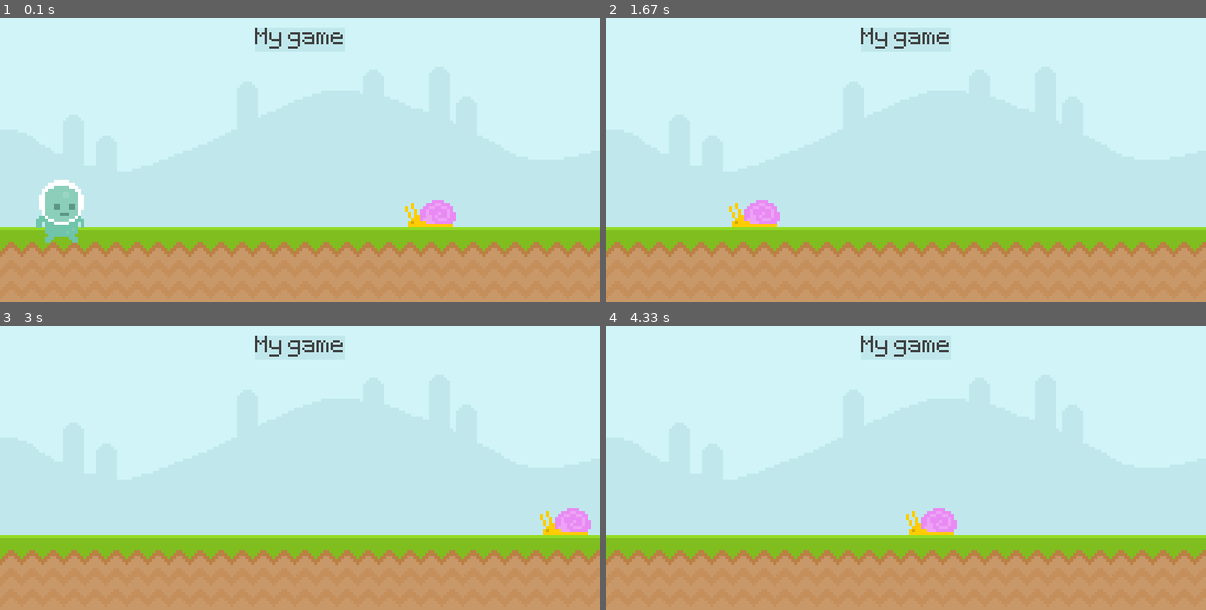
Above: before the commit, frames 1-4 (two rows, left to right).
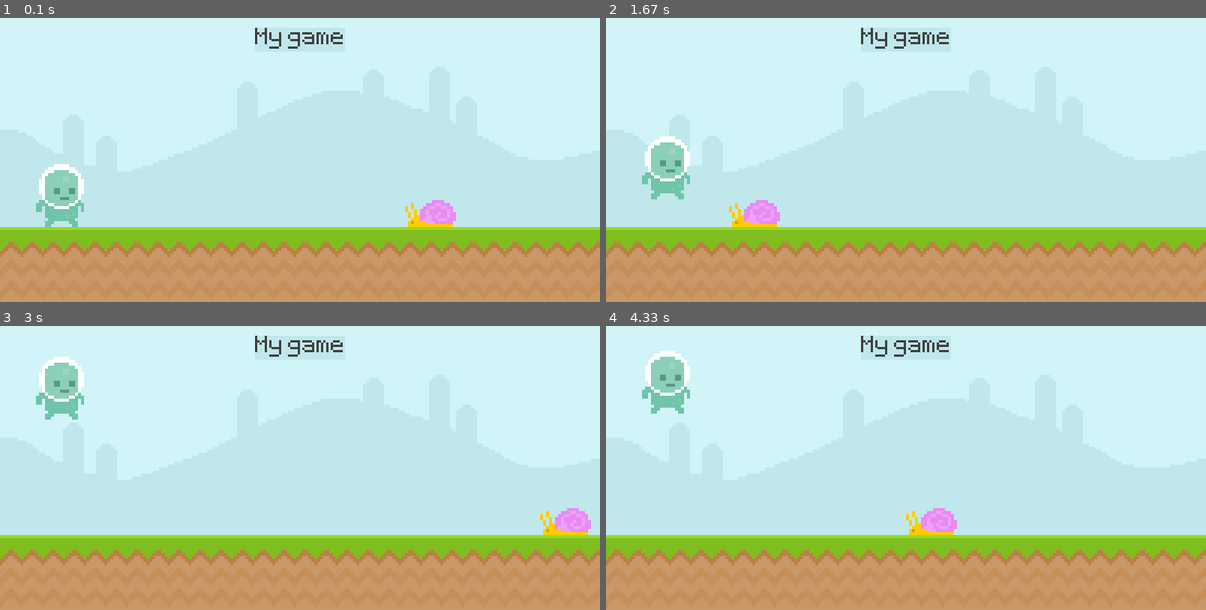
Above: after the commit, the same moments.

Repository: ArindamPal-0/runner-pygame-ultimateintro
Game: pygame game, started from main.py
Same seed, same stepped clock (60 frames per second), same inputs: the game is played once before the commit and once after it.
Inputs (mouse positions are in pixels of both pictures, inside the frame that each line leads up to):
- Up to frame 1 (0.1 s): no input
- Up to frame 2 (1.67 s): press the mouse at (666, 196) at 0.37 s; move the mouse to (774, 131) at 0.47 s; release the mouse at (882, 69) at 0.6 s; tap Space at 0.67 s; click (666, 211) at 1.05 s
- Up to frame 3 (3 s): tap Space at 1.83, 2.23, 2.53 s
- Up to frame 4 (4.33 s): tap Space at 3.07, 3.37, 4.13 s

The runs differ from the first frame. In frame 1, 1.4% of the frame differs, in the area x 6-14%, y 51-80%; in frame 2, 1.3%; in frame 3, 1.3%; in frame 4, 1.3%.

Commit message:
creating floor & only jump if player touching the floor

Diff:
--- a/main.py
+++ b/main.py
@@ -44,18 +44,16 @@
         # player jumps if we clicked on it
         if event.type == pygame.MOUSEBUTTONDOWN:
             # print(event.pos)
-            if player_rect.collidepoint(event.pos):
+            # only jump if player touching the ground
+            if player_rect.collidepoint(event.pos) and player_rect.bottom == 300:
                 player_gravity = -20
 
         # player jumps if K_SPACE is pressed
         if event.type == pygame.KEYDOWN:
-            if event.key == pygame.K_SPACE:
+            # only jump if player touching the ground
+            if event.key == pygame.K_SPACE and player_rect.bottom == 300:
                 # print('jump')
                 player_gravity = -20
-
-        if event.type == pygame.KEYUP:
-            # print('key up')
-            pass
 
     # block image transfer, display the image surface
     # draw order is important!
@@ -72,25 +70,17 @@
     screen.blit(snail_surface, snail_rect)
 
     # Player
-    player_gravity += 1
-    player_rect.y += player_gravity
+
+    if player_rect.bottom > 300:
+        player_rect.bottom = 300
+        player_gravity = 0
+    elif player_rect.bottom != 300 or player_gravity != 0:
+            player_gravity += 1
+            player_rect.bottom += player_gravity
+
+
+
     screen.blit(player_surface, player_rect)
-
-    # keyboard input
-    # keys = pygame.key.get_pressed()
-    # if keys[pygame.K_SPACE]:
-    #     print('jump')
-
-    # collision check
-    # if player_rect.colliderect(snail_rect):
-    #     print('collision')
-
-    # collision of a point (mouse pos) with rectangle (player)
-    mouse_pos = pygame.mouse.get_pos()
-    if player_rect.collidepoint(mouse_pos):
-        # print('collision')
-        if pygame.mouse.get_pressed()[0]:
-            print('pressed')
 
     # updates the created display surface
     pygame.display.update()
